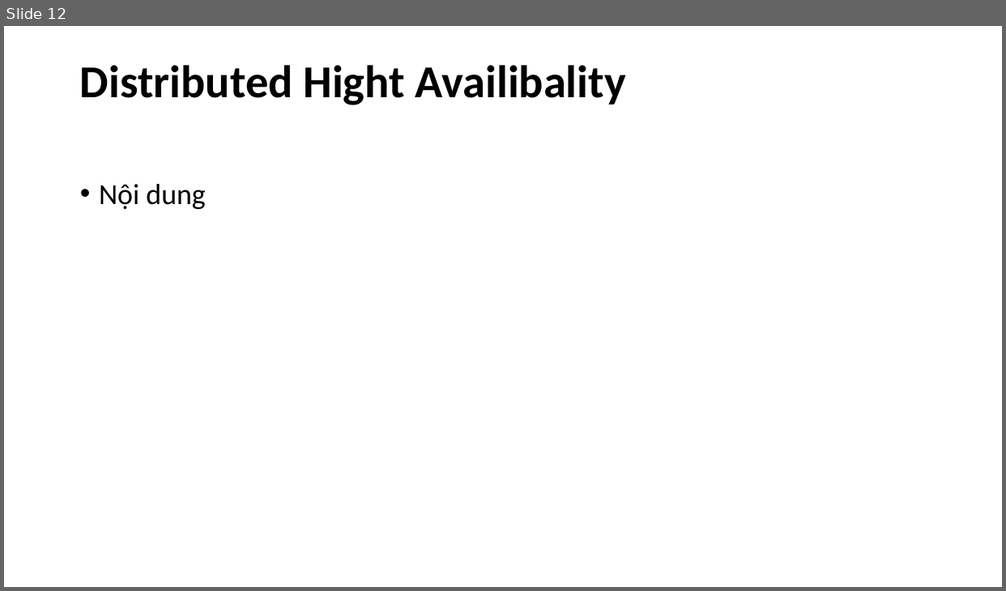
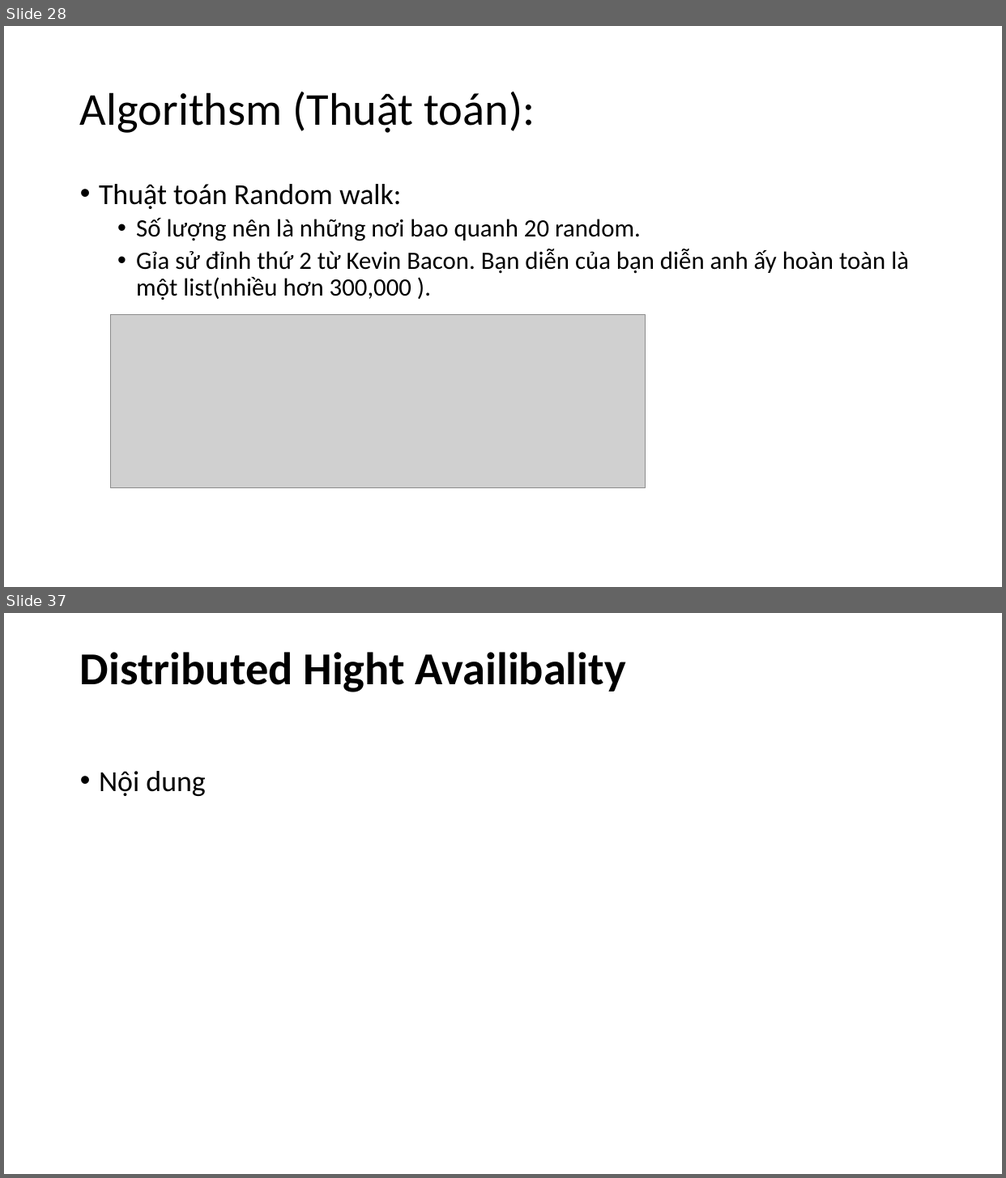
Before and after one commit to NguyenDucHoangLong/Group_4_HTTTHD, a slide deck: Document/Seminar/Slide_Nhóm 4.pptx. Shown one above the other, each under a label of ours: slide 12 before the commit, slides 28 and 37 after it; the slides between them are not shown. The pictures are 1006x591 and 1006x1178 pixels, drawn with LibreOffice and Linux fonts; fonts in the diff are those of the drawing; grey boxes stand for pictures. Boxes give left, top, right and bottom in pixels: in the first picture for what was removed or moved away, otherwise in the second. Text is boxed around its words. In the diff, an @@ line names an element or a change of style, - is before the commit and + after.

```diff
--- a/Document/Seminar/Slide_Nhóm 4.pptx
+++ b/Document/Seminar/Slide_Nhóm 4.pptx
@@ slide 28 added at [4, 26, 1002, 587], background #FFFFFF @@
@@ title added at [80, 92, 535, 133], 44 pt, text #000000 @@
+Algorithsm (Thuật toán):
@@ text added at [99, 184, 909, 301], 24 pt, text #000000 @@
+• Thuật toán Random walk:
+  • Số lượng nên là những nơi bao quanh 20 random.
+  • Gỉa sử đỉnh thứ 2 từ Kevin Bacon. Bạn diễn của bạn diễn anh ấy hoàn toàn là một list(nhiều hơn 300,000 ).
@@ picture added at [110, 315, 645, 489] @@
@@ what was slide 12 is now slide 37 @@
```
Also in this commit, not shown: 2 slides changed, 24 other slides added, 1 other file.
